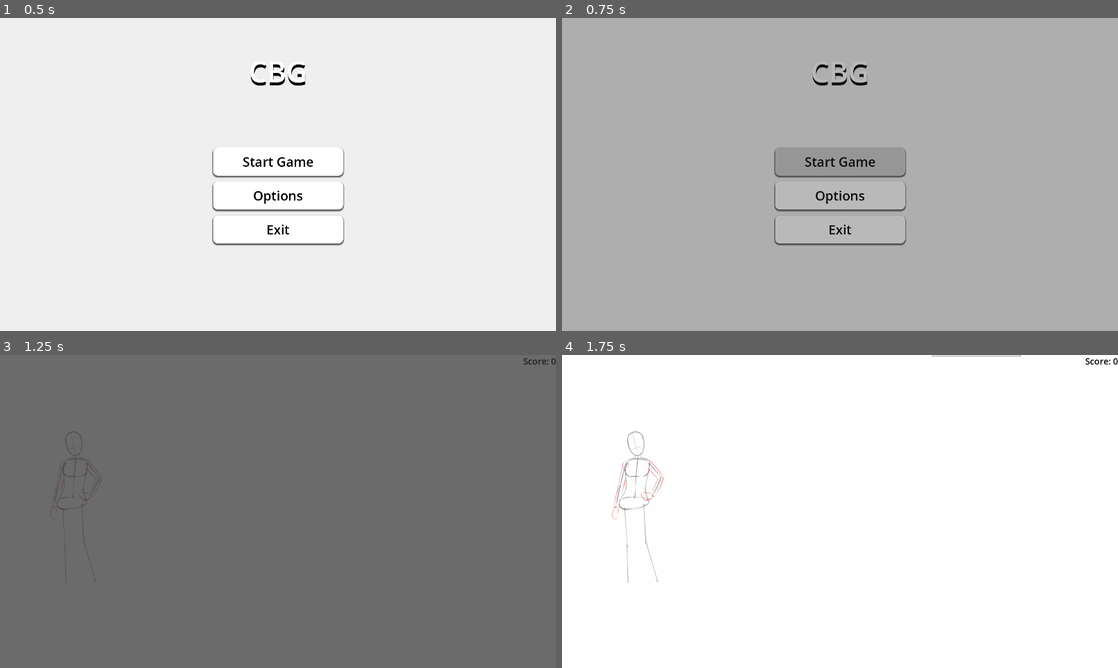
Above: before the commit, frames 1-4 (two rows, left to right).
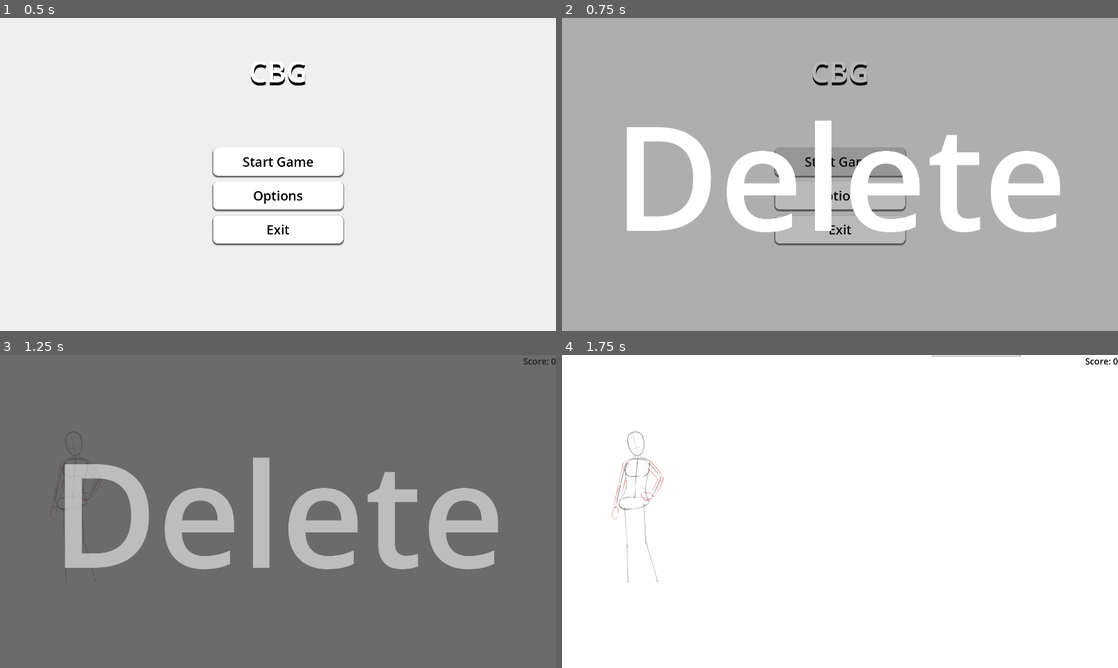
Above: after the commit, the same moments.

Repository: Gultendier/CBG
Game: Godot game, scene res://main_menu.tscn
Same seed, same stepped clock (60 frames per second), same inputs: the game is played once before the commit and once after it.
Inputs (mouse positions are in pixels of both pictures, inside the frame that each line leads up to):
- Up to frame 1 (0.5 s): no input
- Up to frame 2 (0.75 s): click "Start Game" at 0.5 s
- Up to frame 3 (1.25 s): no input
- Up to frame 4 (1.75 s): move the mouse to (962, 495) at 1.27 s; click (962, 495) at 1.42 s

Frame 1 is identical in both runs. In frame 2, 10% of the frame differs, in the area x 11-90%, y 32-69%; in frame 3, 10%; in frame 4, nothing differs.

Commit message:
fixed the animation and added the game task to it

Diff:
--- a/transition_screen.gd
+++ b/transition_screen.gd
@@ -4,9 +4,11 @@
 
 @onready var color_rect = $ColorRect
 @onready var animation_player = $AnimationPlayer
+@onready var label = $Label
 
 func _ready():
 	color_rect.visible = false
+	label.visible = false
 	animation_player.animation_finished.connect(_on_animation_finished)
 
 func _on_animation_finished(animation_name):
@@ -15,6 +17,8 @@
 		animation_player.play("fade_to_normal")
 	elif animation_name == "fade_to_normal":
 		color_rect.visible = false
+		label.visible = false
 func transition():
 	color_rect.visible = true
+	label.visible = true
 	animation_player.play("fade_to_black")
--- a/transition_screen.tscn
+++ b/transition_screen.tscn
@@ -1,6 +1,48 @@
-[gd_scene load_steps=6 format=3 uid="uid://dqwd2c5ua63qy"]
+[gd_scene load_steps=7 format=3 uid="uid://dqwd2c5ua63qy"]
 
 [ext_resource type="Script" path="res://transition_screen.gd" id="1_4t2q2"]
+
+[sub_resource type="Animation" id="Animation_uvgl0"]
+length = 0.001
+tracks/0/type = "value"
+tracks/0/imported = false
+tracks/0/enabled = true
+tracks/0/path = NodePath("ColorRect:modulate")
+tracks/0/interp = 1
+tracks/0/loop_wrap = true
+tracks/0/keys = {
+"times": PackedFloat32Array(0),
+"transitions": PackedFloat32Array(1),
+"update": 0,
+"values": [Color(1, 1, 1, 0)]
+}
+tracks/1/type = "value"
+tracks/1/imported = false
+tracks/1/enabled = true
+tracks/1/path = NodePath("Label:theme_override_colors/font_color")
+tracks/1/interp = 1
+tracks/1/loop_wrap = true
+tracks/1/keys = {
+"times": PackedFloat32Array(0),
+"transitions": PackedFloat32Array(1),
+"update": 0,
+"values": [Color(1, 1, 1, 1)]
+}
+
+[sub_resource type="Animation" id="Animation_b3v77"]
+resource_name = "Task"
+tracks/0/type = "value"
+tracks/0/imported = false
+tracks/0/enabled = true
+tracks/0/path = NodePath("ColorRect:modulate")
+tracks/0/interp = 1
+tracks/0/loop_wrap = true
+tracks/0/keys = {
+"times": PackedFloat32Array(1),
+"transitions": PackedFloat32Array(1),
+"update": 0,
+"values": [Color(1, 1, 1, 1)]
+}
 
 [sub_resource type="Animation" id="Animation_plnf0"]
 resource_name = "fade_to_black"
@@ -18,21 +60,6 @@
 "values": [Color(1, 1, 1, 0), Color(1, 1, 1, 1)]
 }
 
-[sub_resource type="Animation" id="Animation_uvgl0"]
-length = 0.001
-tracks/0/type = "value"
-tracks/0/imported = false
-tracks/0/enabled = true
-tracks/0/path = NodePath("ColorRect:modulate")
-tracks/0/interp = 1
-tracks/0/loop_wrap = true
-tracks/0/keys = {
-"times": PackedFloat32Array(0),
-"transitions": PackedFloat32Array(1),
-"update": 0,
-"values": [Color(1, 1, 1, 0)]
-}
-
 [sub_resource type="Animation" id="Animation_fsj2t"]
 resource_name = "fade_to_normal"
 length = 0.5
@@ -48,10 +75,23 @@
 "update": 0,
 "values": [Color(1, 1, 1, 1), Color(1, 1, 1, 0)]
 }
+tracks/1/type = "value"
+tracks/1/imported = false
+tracks/1/enabled = true
+tracks/1/path = NodePath("Label:theme_override_colors/font_color")
+tracks/1/interp = 1
+tracks/1/loop_wrap = true
+tracks/1/keys = {
+"times": PackedFloat32Array(0, 0.333333),
+"transitions": PackedFloat32Array(1, 1),
+"update": 0,
+"values": [Color(1, 1, 1, 1), Color(1, 1, 1, 0)]
+}
 
 [sub_resource type="AnimationLibrary" id="AnimationLibrary_c63jn"]
 _data = {
 "RESET": SubResource("Animation_uvgl0"),
+"Task": SubResource("Animation_b3v77"),
 "fade_to_black": SubResource("Animation_plnf0"),
 "fade_to_normal": SubResource("Animation_fsj2t")
 }
@@ -72,3 +112,19 @@
 libraries = {
 "": SubResource("AnimationLibrary_c63jn")
 }
+
+[node name="Label" type="Label" parent="."]
+anchors_preset = 8
+anchor_left = 0.5
+anchor_top = 0.5
+anchor_right = 0.5
+anchor_bottom = 0.5
+offset_left = -663.5
+offset_top = -247.0
+offset_right = 663.5
+offset_bottom = 247.0
+grow_horizontal = 2
+grow_vertical = 2
+theme_override_colors/font_color = Color(1, 1, 1, 1)
+theme_override_font_sizes/font_size = 500
+text = "Delete"
